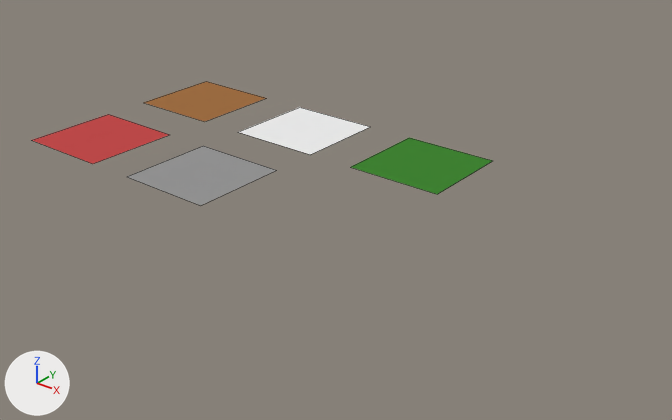
Two versions of the Blender file LibGround.blend, one commit apart.
The view is the same before and after, from a 50 mm lens placed at (12.14, -14.1, 7.1), pointed at (2.65, -2.24, -0.25). The axes (+X, +Y, +Z) are drawn at lower left. The lights are the same throughout. Mesh edges are drawn as thin lines. The same objects are shown in both versions, whatever each file hides.

In view in the first picture: 'Asphalt1', 'Carpet1', 'Grass1', 'Tiles1', 'Wood1'.
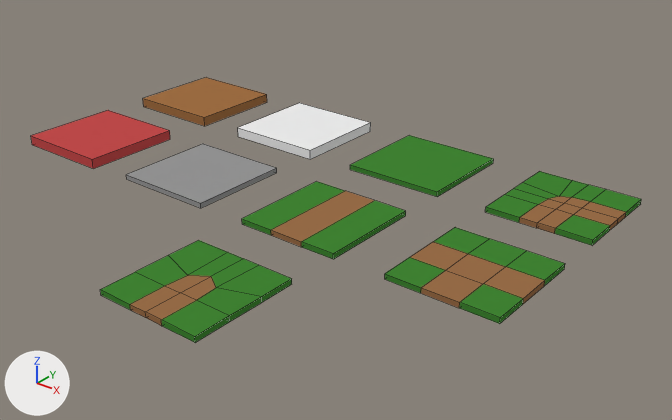
Commit message: feat(map/tiles): add new tiles and refactor grounds - Add grass trails - Add trails to map

Where the change shows, as pixel boxes (x1, y1, x2, y2) in the pictures (672 x 420 px):
'TrailEnd1', added (green): after (100, 240, 292, 343)
'TrailThree1', added: after (385, 227, 565, 324)
'TrailStraight1', added: after (242, 182, 406, 259)
'TrailCorner1', added: after (485, 171, 641, 245)
'Asphalt1', reshaped (8% taller): before (128, 146, 276, 205); after (126, 144, 277, 208)
'Grass1', reshaped (11% taller): before (351, 138, 492, 194); after (350, 135, 493, 197)
'Carpet1', reshaped (18% taller): before (32, 114, 169, 164); after (31, 110, 170, 169)
'Tiles1', reshaped (16% taller): before (239, 107, 369, 155); after (238, 103, 371, 159)
'Wood1', reshaped (17% taller): before (144, 81, 266, 122); after (143, 78, 267, 126)

Patch to the scene script:
```diff
--- a/LibGround.blend.py
+++ b/LibGround.blend.py
@@ me_asphalt1 @@
 me_asphalt1.from_pydata(...)  # 4 vertices, 1 face; spans x -1.0..1.0, y -1.0..1.0, z 0.0
 # verts and faces of me_asphalt1; kept vertices keep their numbers, new ones are numbered from 4
+# me_asphalt1 part 1
+delete_vertices([*range(0, 4)])  # with the faces that use them
+verts[4] = (-1.0, -1.0, -0.03)  # pixel (126, 179)
+verts[5] = (-1.0, 1.0, -0.03)
+verts[6] = (-1.0, 1.0, 0.02)  # pixel (203, 143)
+verts[7] = (-1.0, -1.0, 0.02)  # pixel (126, 174)
+for new, old in zip([*range(8, 12)], [*range(4, 8)]): verts[new] = verts[old] + (2.0, 0.0, 0.0)
+faces += [(4, 5, 9, 8)]  # mat_roof (white #eeeeee)
+faces += [(6, 7, 11, 10), (8, 9, 10, 11), (4, 7, 6, 5), (5, 6, 10, 9), (4, 8, 11, 7)]  # mat_asphalt (grey #969696)
 me_asphalt1.materials.append(mat_asphalt)
+me_asphalt1.materials.append(mat_roof)  # white #eeeeee
@@ me_carpet1 @@
 me_carpet1.from_pydata(...)  # 4 vertices, 1 face; spans x -1.0..1.0, y -1.0..1.0, z 0.0
 # verts and faces of me_carpet1; kept vertices keep their numbers, new ones are numbered from 4
+# me_carpet1 part 2
+delete_vertices([*range(0, 4)])  # with the faces that use them
+verts[4] = (-1.0, -1.0, -0.05)  # pixel (32, 144)
+verts[5] = (-1.0, 1.0, -0.05)
+verts[6] = (-1.0, 1.0, 0.05)  # pixel (108, 110)
+verts[7] = (-1.0, -1.0, 0.05)  # pixel (30, 135)
+for new, old in zip([*range(8, 12)], [*range(4, 8)]): verts[new] = verts[old] + (2.0, 0.0, 0.0)
+faces += [(4, 5, 9, 8)]  # mat_roof (white #eeeeee)
+faces += [(6, 7, 11, 10), (8, 9, 10, 11), (4, 7, 6, 5), (5, 6, 10, 9), (4, 8, 11, 7)]  # mat_carpet (red #c24b4b)
 me_carpet1.materials.append(mat_carpet)
+me_carpet1.materials.append(mat_roof)  # white #eeeeee
@@ me_groundsmall2 @@
 me_groundsmall2.from_pydata(...)  # 4 vertices, 1 face; spans x -1.0..1.0, y -1.0..1.0, z 0.0
 # verts and faces of me_groundsmall2; kept vertices keep their numbers, new ones are numbered from 4
+# me_groundsmall2 part 3
+delete_vertices([*range(0, 4)])  # with the faces that use them
+verts[4] = (-1.0, -1.0, -0.05)  # pixel (143, 106)
+verts[5] = (-1.0, 1.0, -0.05)
+verts[6] = (-1.0, 1.0, 0.05)  # pixel (206, 77)
+verts[7] = (-1.0, -1.0, 0.05)  # pixel (142, 98)
+for new, old in zip([*range(8, 12)], [*range(4, 8)]): verts[new] = verts[old] + (2.0, 0.0, 0.0)
+faces += [(4, 5, 9, 8)]  # mat_roof (white #eeeeee)
+faces += [(6, 7, 11, 10), (4, 8, 11, 7), (8, 9, 10, 11), (4, 7, 6, 5), (5, 6, 10, 9)]  # mat_wood (brown #a06f43)
 me_groundsmall2.materials.append(mat_wood)
+me_groundsmall2.materials.append(mat_roof)  # white #eeeeee
@@ me_tiles1 @@
 me_tiles1.from_pydata(...)  # 4 vertices, 1 face; spans x -1.0..1.0, y -1.0..1.0, z 0.0
 # verts and faces of me_tiles1; kept vertices keep their numbers, new ones are numbered from 4
+# me_tiles1 part 4
+delete_vertices([*range(0, 4)])  # with the faces that use them
+verts[4] = (-1.0, -1.0, -0.05)  # pixel (238, 136)
+verts[5] = (-1.0, 1.0, -0.05)
+verts[6] = (-1.0, 1.0, 0.05)  # pixel (299, 102)
+verts[7] = (-1.0, -1.0, 0.05)  # pixel (237, 127)
+for new, old in zip([*range(8, 12)], [*range(4, 8)]): verts[new] = verts[old] + (2.0, 0.0, 0.0)
+faces += [(4, 5, 9, 8)]  # mat_roof (white #eeeeee)
+faces += [(6, 7, 11, 10), (5, 6, 10, 9), (4, 8, 11, 7), (8, 9, 10, 11), (4, 7, 6, 5)]  # mat_ceramic (white #eeeeee)
 me_tiles1.materials.append(mat_ceramic)
+me_tiles1.materials.append(mat_roof)  # white #eeeeee
@@ me_grass1 @@
 me_grass1.from_pydata(...)  # 4 vertices, 1 face; spans x -1.0..1.0, y -1.0..1.0, z 0.0
 # verts and faces of me_grass1; kept vertices keep their numbers, new ones are numbered from 4
+# me_grass1 part 5
+delete_vertices([*range(0, 4)])  # with the faces that use them
+verts[4] = (-1.0, -1.0, -0.03)  # pixel (350, 169)
+verts[5] = (-1.0, 1.0, -0.03)
+verts[6] = (-1.0, 1.0, 0.02)  # pixel (409, 135)
+verts[7] = (-1.0, -1.0, 0.02)  # pixel (350, 164)
+for new, old in zip([*range(8, 12)], [*range(4, 8)]): verts[new] = verts[old] + (2.0, 0.0, 0.0)
+faces += [(4, 5, 9, 8)]  # mat_dirt (brown #996d48)
+faces += [(6, 7, 11, 10), (8, 9, 10, 11), (4, 7, 6, 5), (5, 6, 10, 9), (4, 8, 11, 7)]  # mat_grass (green #408533)
 me_grass1.materials.append(mat_grass)
+me_grass1.materials.append(mat_dirt)  # brown #996d48
@@ ob_trailstraight1 @@
+ob_trailstraight1 = bpy.data.objects.new('TrailStraight1', me_trailstraight1)  # 16 vertices, 14 faces; spans x -1.0..1.0, y -1.0..1.0, z -0.03..0.02; in mat_grass (green #408533), mat_dirt (brown #996d48)
+ob_trailstraight1.location = (3.0, -3.0, 0.0)
+ob_trailstraight1.scale = (1.0, 1.0, 2.0)
@@ ob_trailthree1 @@
+ob_trailthree1 = bpy.data.objects.new('TrailThree1', me_trailthree1)  # 32 vertices, 30 faces; spans x -1.0..1.0, y -1.0..1.0, z -0.03..0.02; in mat_grass (green #408533), mat_dirt (brown #996d48)
+ob_trailthree1.location = (6.0, -3.0, 0.0)
+ob_trailthree1.scale = (1.0, 1.0, 2.0)
@@ ob_trailcorner1 @@
+ob_trailcorner1 = bpy.data.objects.new('TrailCorner1', me_trailcorner1)  # 50 vertices, 48 faces; spans x -1.0..1.0, y -1.0..1.0, z -0.03..0.03; in mat_grass (green #408533), mat_dirt (brown #996d48)
+ob_trailcorner1.location = (6.0, 0.0, 0.0)
+ob_trailcorner1.scale = (1.0, 1.0, 2.0)
@@ ob_trailend1 @@
+ob_trailend1 = bpy.data.objects.new('TrailEnd1', me_trailend1)  # 40 vertices, 38 faces; spans x -1.0..1.0, y -1.0..1.0, z -0.03..0.02; in mat_grass (green #408533), mat_dirt (brown #996d48)
+ob_trailend1.location = (3.0, -6.0, 0.0)
+ob_trailend1.scale = (1.0, 1.0, 2.0)
```
